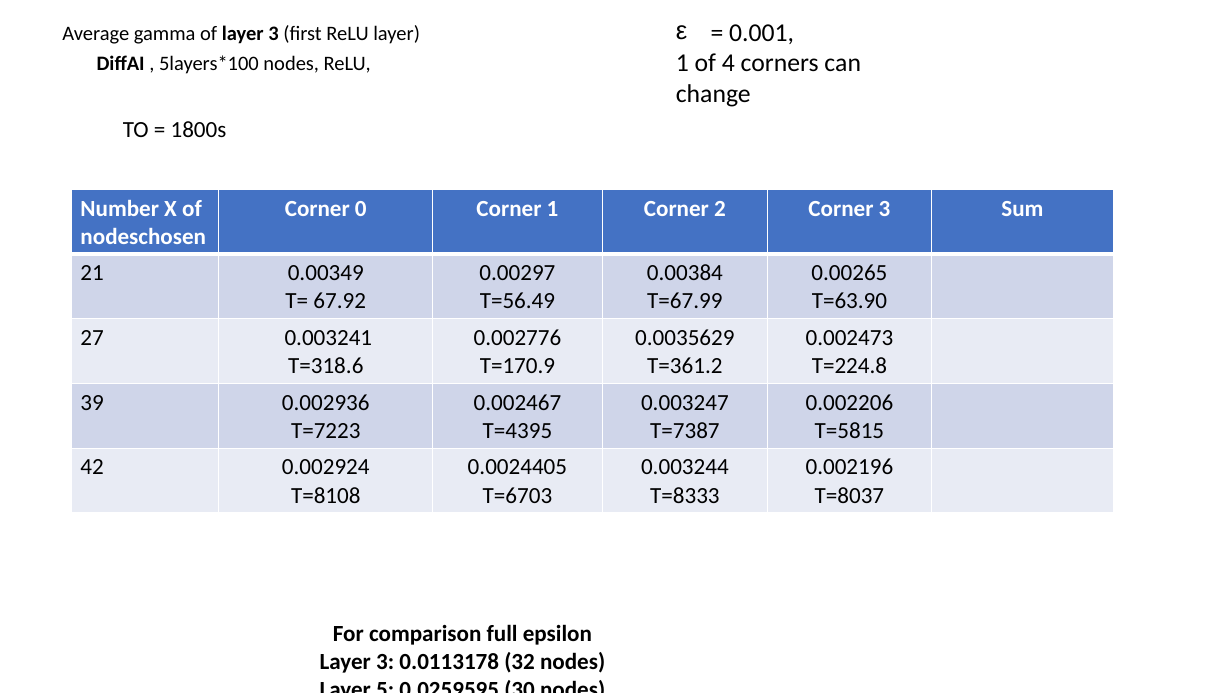
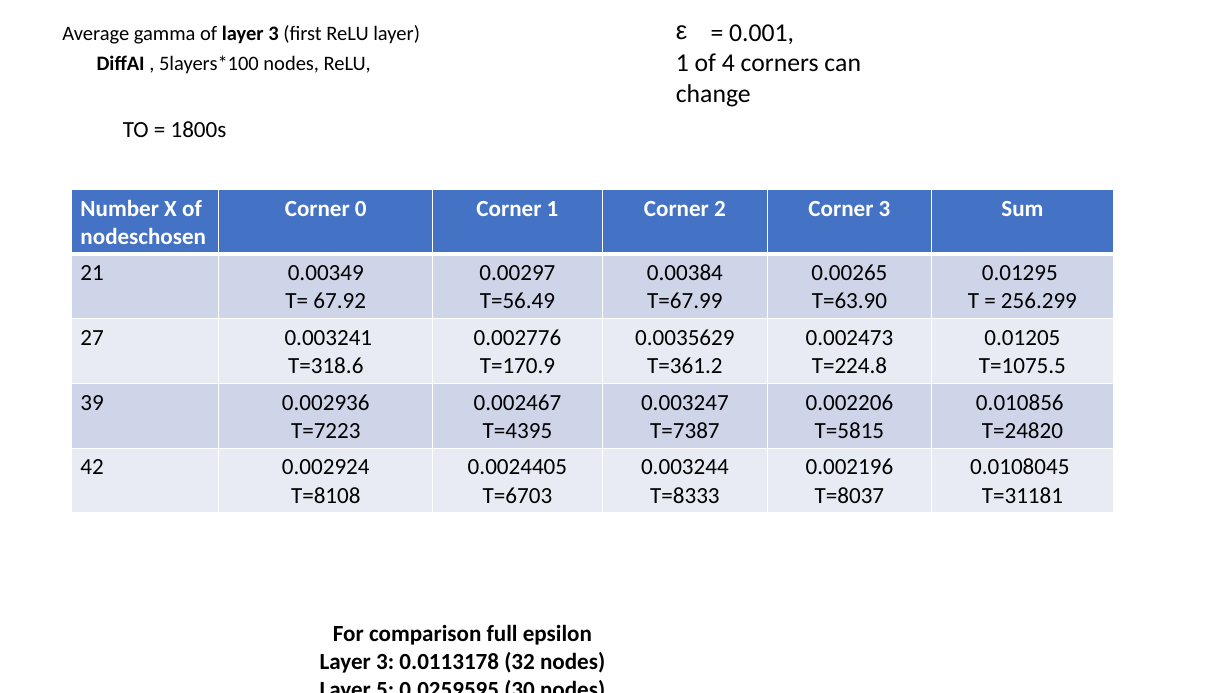
Before and after one commit to blaisegenest/vericompensate, a slide deck: slide 9 of lipschitz/Test.pptx. Drawn at 1232x693 pixels with LibreOffice and Linux fonts; fonts in the diff are those of the drawing. Boxes give left, top, right and bottom in pixels: in the first picture for what was removed or moved away, otherwise in the second. Text is boxed around its words. In the diff, an @@ line names an element or a change of style, - is before the commit and + after.

Commit message:
update table

```diff
--- a/lipschitz/Test.pptx
+++ b/lipschitz/Test.pptx
@@ table at [71, 189, 1115, 513] @@
-row 2, column 6: 
+row 2, column 6: 0.01295 / T = 256.299
-row 3, column 6: 
+row 3, column 6: 0.01205 T=1075.5
-row 4, column 6: 
+row 4, column 6: 0.010856 / T=24820
-row 5, column 6: 
+row 5, column 6: 0.0108045 / T=31181
```
